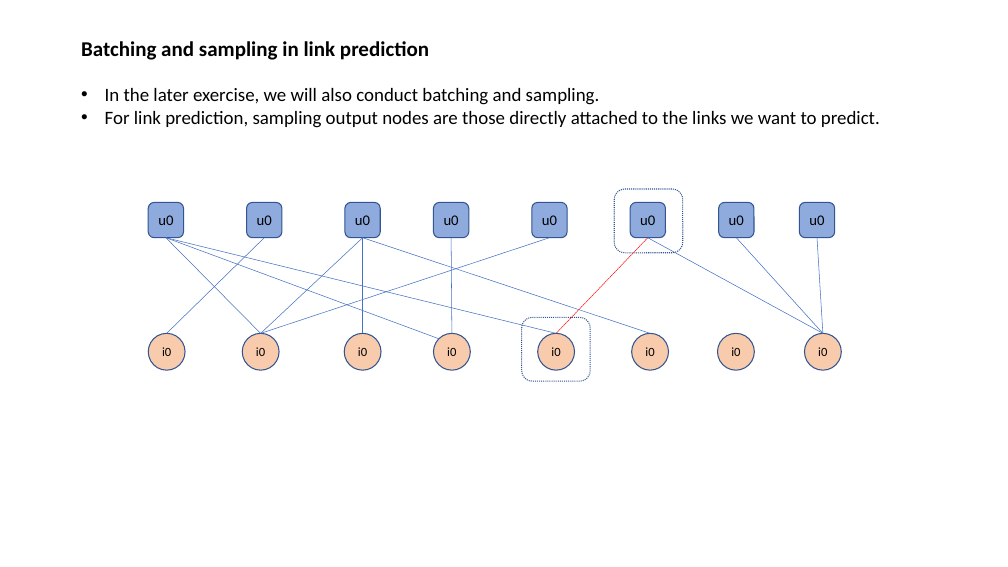
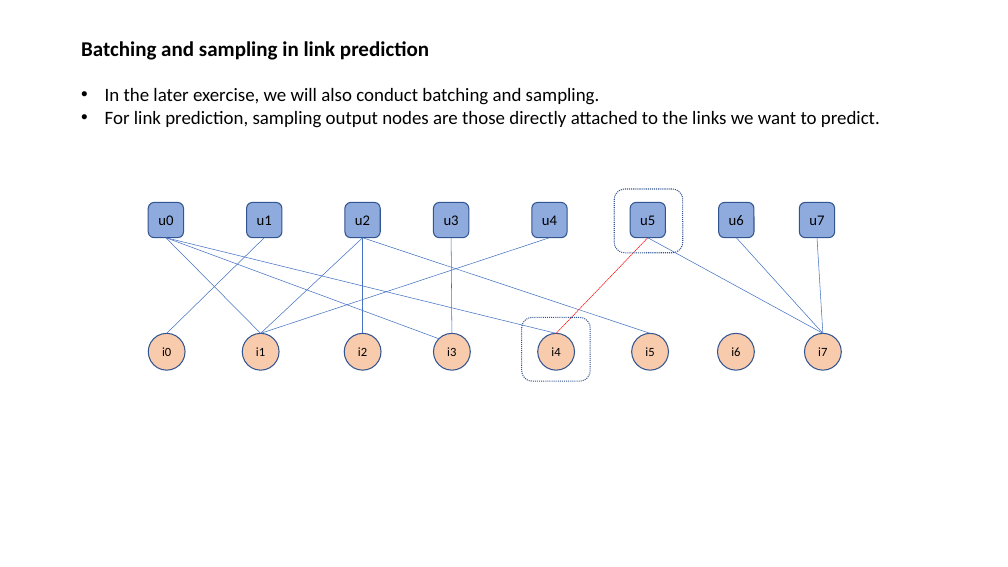
Before and after one commit to 596050/DGL_Internal_Workshop_April2020, a slide deck: slide 4 of Session08-link prediction.pptx. Drawn at 1008x567 pixels with LibreOffice and Linux fonts; fonts in the diff are those of the drawing. Boxes give left, top, right and bottom in pixels: in the first picture for what was removed or moved away, otherwise in the second. Text is boxed around its words. In the diff, an @@ line names an element or a change of style, - is before the commit and + after.

```diff
--- a/Session08-link prediction.pptx
+++ b/Session08-link prediction.pptx
@@ text in rounded rectangle at (257, 215, 272, 225): text changed @@
-u0
+u1
@@ text in rounded rectangle at (355, 215, 370, 225): text changed @@
-u0
+u2
@@ text in rounded rectangle at (444, 215, 459, 225): text changed @@
-u0
+u3
@@ text in rounded rectangle at (542, 215, 557, 225): text changed @@
-u0
+u4
@@ text in rounded rectangle at (640, 215, 655, 225): text changed @@
-u0
+u5
@@ text in rounded rectangle at (729, 215, 744, 225): text changed @@
-u0
+u6
@@ text in rounded rectangle at (809, 215, 824, 225): text changed @@
-u0
+u7
@@ text in ellipse at (256, 347, 265, 356): text changed @@
-i0
+i1
@@ text in ellipse at (358, 347, 367, 356): text changed @@
-i0
+i2
@@ text in ellipse at (447, 347, 456, 356): text changed @@
-i0
+i3
@@ text in ellipse at (551, 347, 560, 356): text changed @@
-i0
+i4
@@ text in ellipse at (645, 347, 654, 356): text changed @@
-i0
+i5
@@ text in ellipse at (731, 347, 740, 356): text changed @@
-i0
+i6
@@ text in ellipse at (818, 347, 827, 356): text changed @@
-i0
+i7
```
Also in this commit, not shown: 1 other slide changed, 1 other file.
